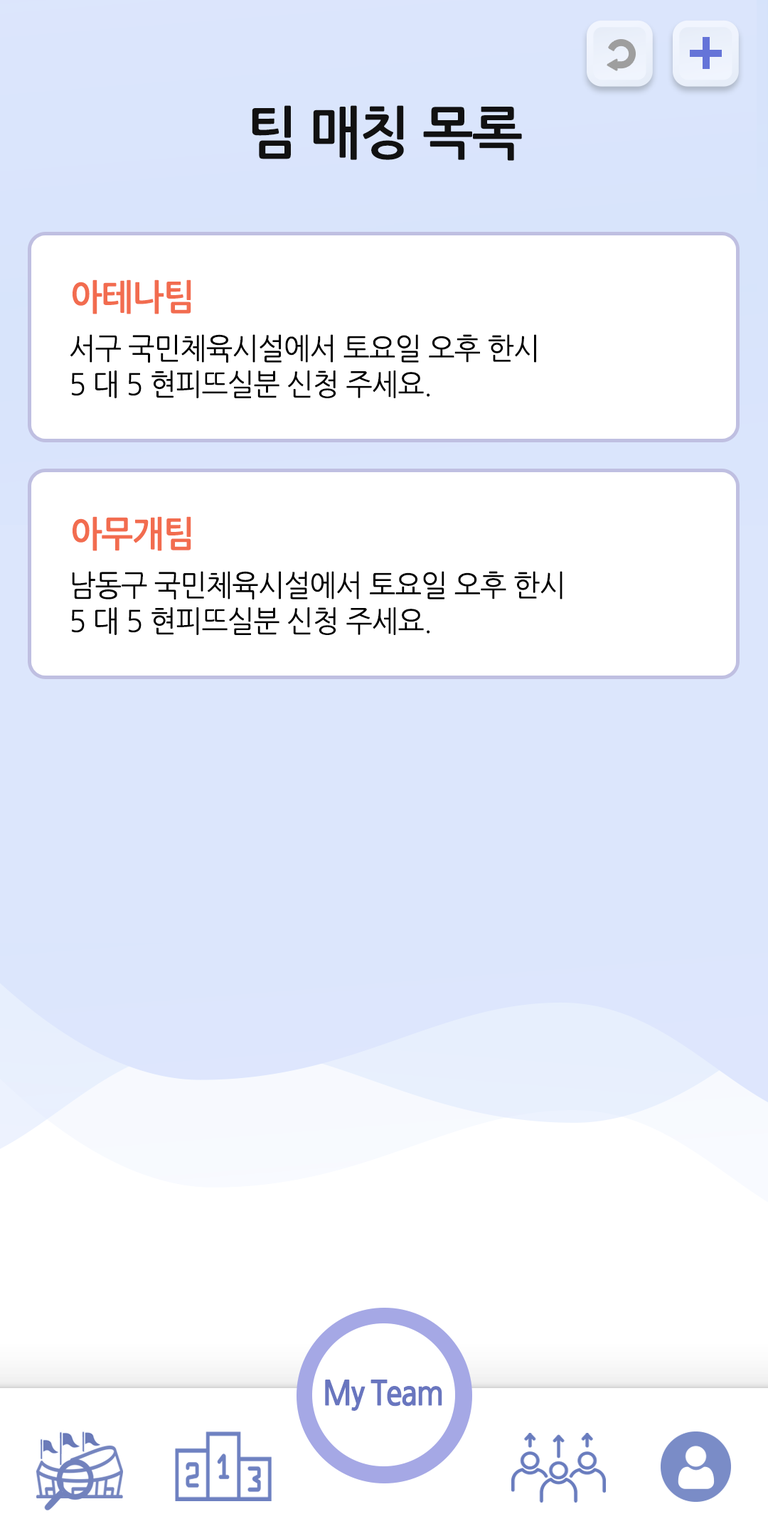
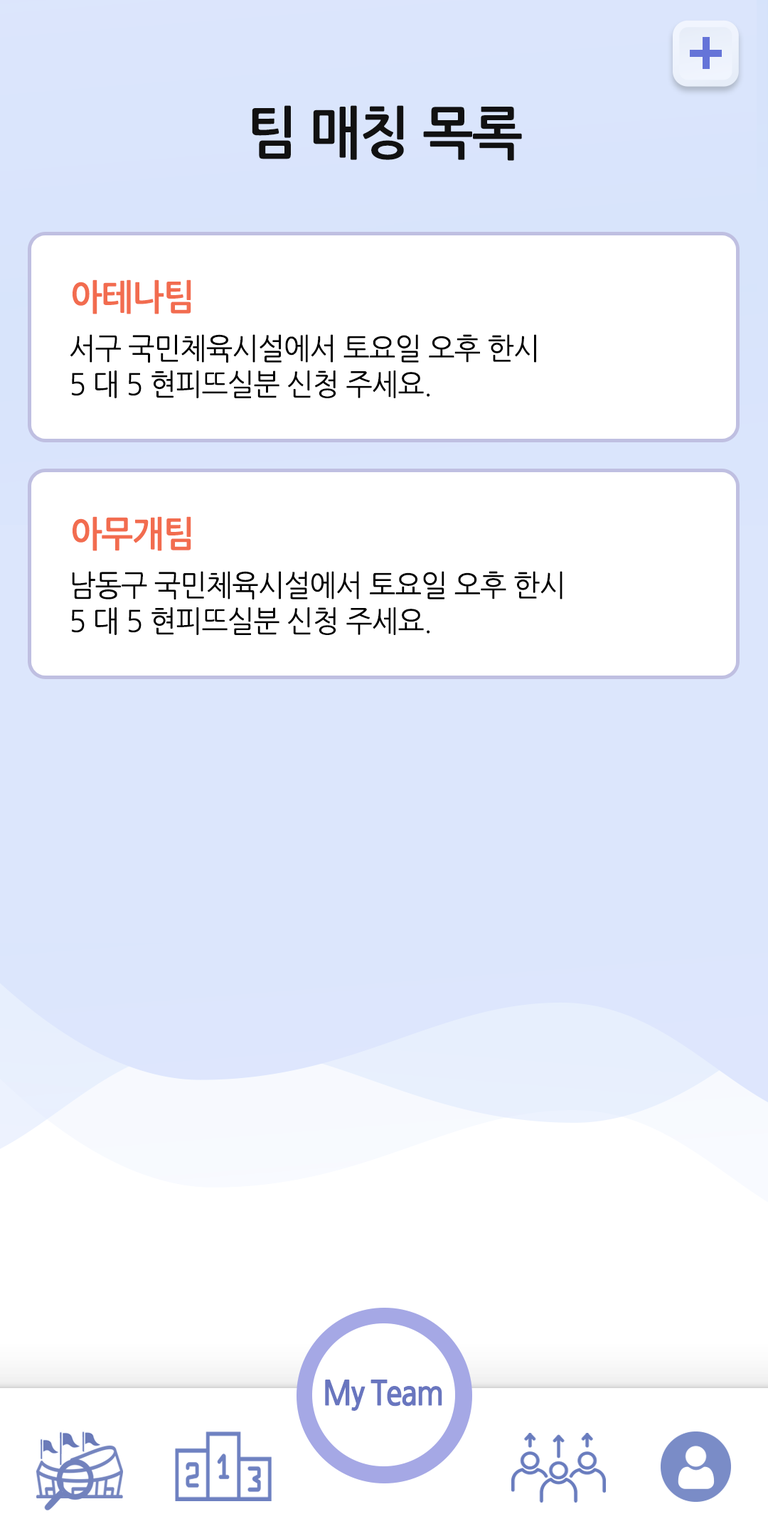
Layer changes from the first 768 × 1536 image to the second:
hid group "돌아가기" (2 layers) over [581, 19, 658, 96]
